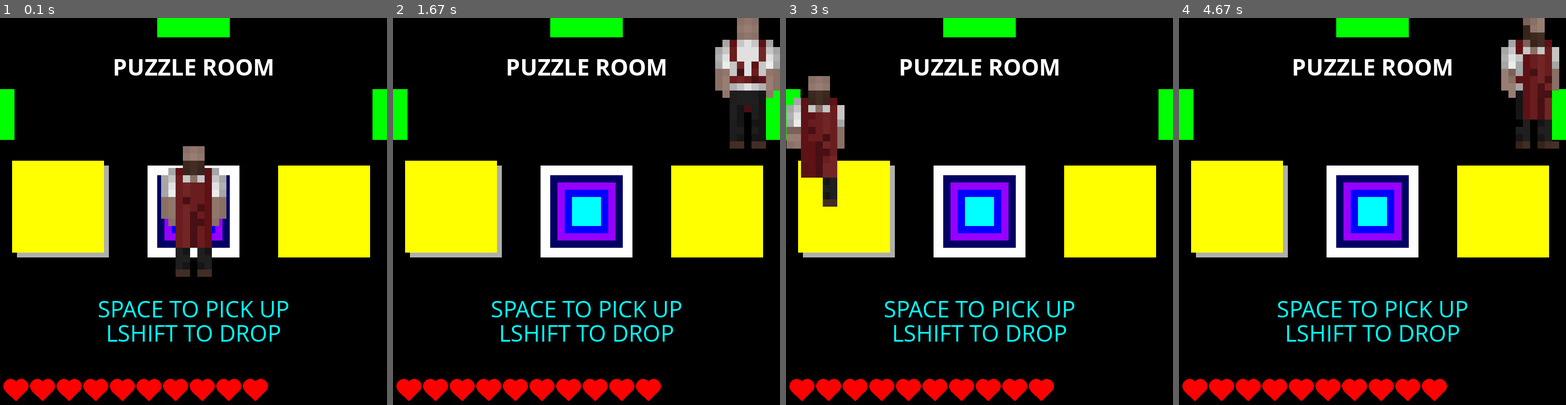
Above: before the commit, frames 1-4 (left to right).
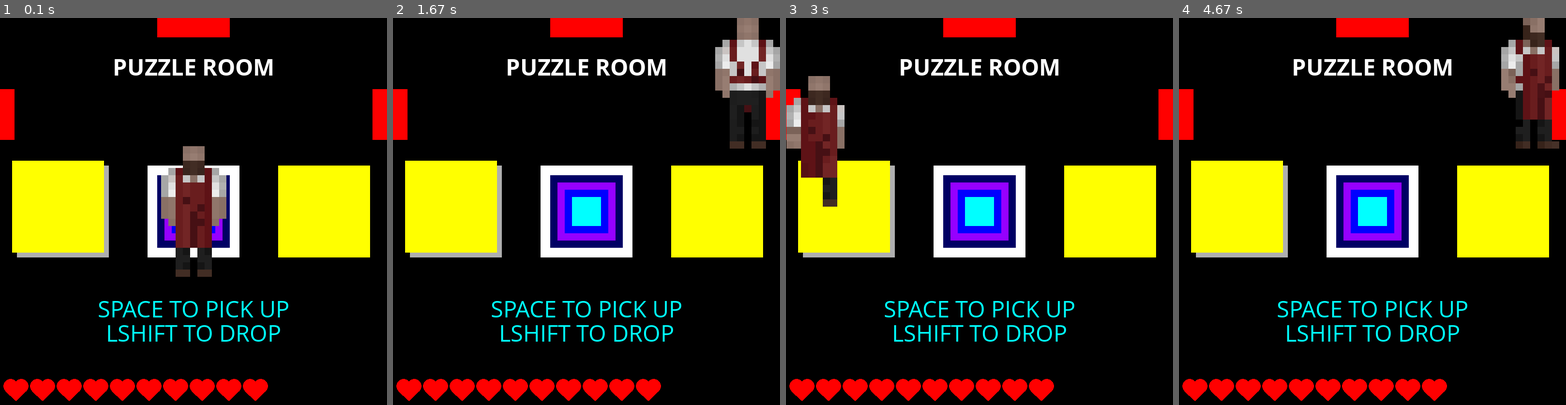
Above: after the commit, the same moments.

Repository: GetInk/useless_magnets
Game: pygame game, started from main.py
Same seed, same stepped clock (60 frames per second), same inputs: the game is played once before the commit and once after it.
Inputs:
- Up to frame 1 (0.1 s): no input
- Up to frame 2 (1.67 s): tap Space at 0.33 s; hold Right 0.67-1.13 s; hold Up 1.17-1.47 s
- Up to frame 3 (3 s): tap Shift at 2 s; hold Left 2.33-2.87 s; hold Down from 2.9 s (still down)
- Up to frame 4 (4.67 s): release Down at 3.2 s; hold Left 3.23-3.63 s; hold Up 3.67-4.03 s; hold Right from 4.07 s (still down)

The runs differ from the first frame. In frame 1, 1.9% of the frame differs, in the area x 0-100%, y 0-32%; in frame 2, 1.9%; in frame 3, 1.6%; in frame 4, 1.9%.

Commit message:
Closed doors

Diff:
--- a/rooms.py
+++ b/rooms.py
@@ -86,7 +86,7 @@
                         "type":"door",
                         "draw":[15, 200, 30, 105, red, "rect"],
                         "whenDraw": 0,
-                        "open": True,
+                        "open": False,
                         "used": False
                 }
                 },
@@ -96,7 +96,7 @@
                         "type":"door",
                         "draw":[785, 200, 30, 105, red, "rect"],
                         "whenDraw": 0,
-                        "open": True,
+                        "open": False,
                         "used": False
                     }
                 },
@@ -106,7 +106,7 @@
                         "type":"door",
                         "draw":[400, 20, 150, 40, red, "rect"],
                         "whenDraw":0,
-                        "open":True,
+                        "open":False,
                         "used":False
                     }
                 }
